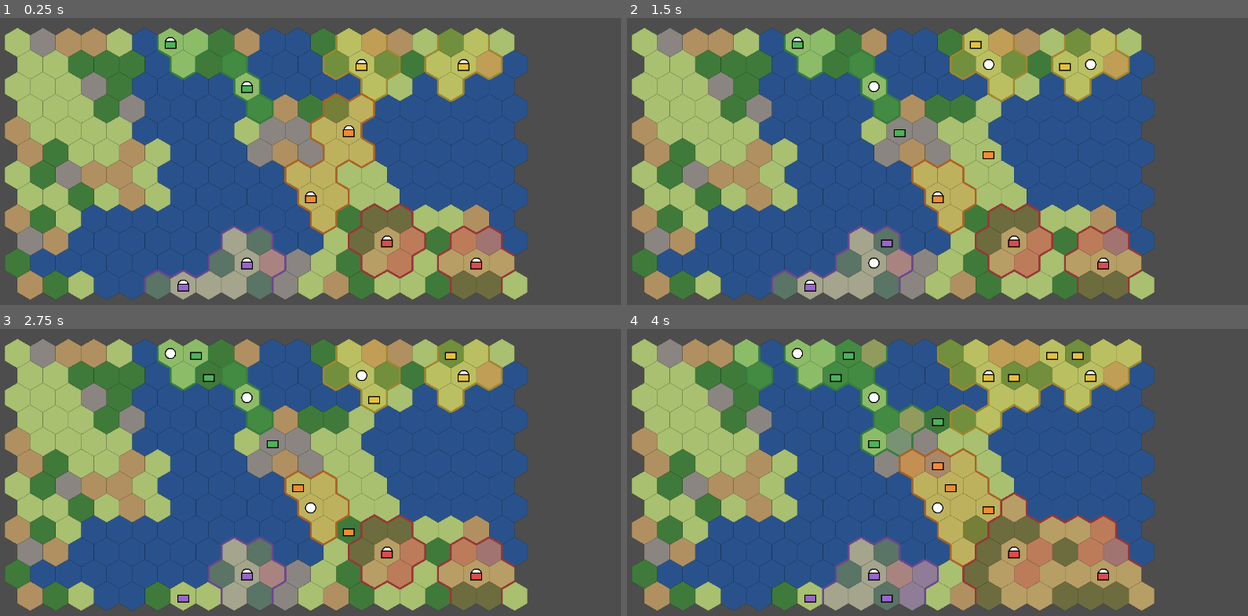
Above: before the commit, frames 1-4 (two rows, left to right).
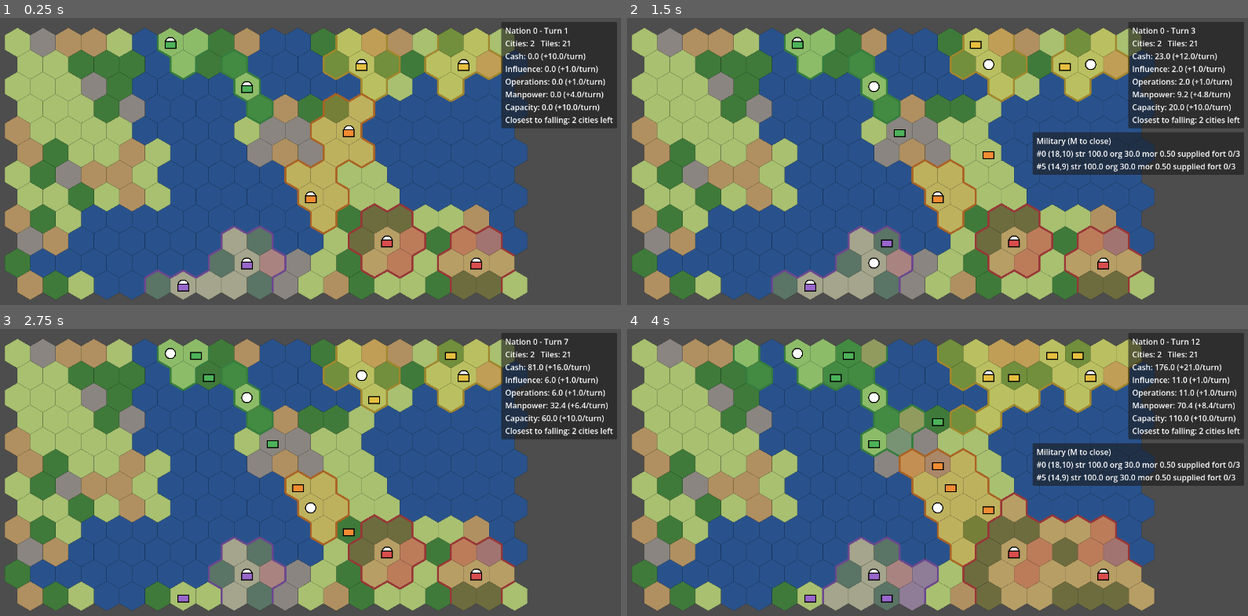
Above: after the commit, the same moments.

Repository: dwaite498/fault-lines-the-gift
Game: Godot game, scene res://scenes/main.tscn
Same seed, same stepped clock (60 frames per second), same inputs: the game is played once before the commit and once after it.
Inputs (mouse positions are in pixels of both pictures, inside the frame that each line leads up to):
- Up to frame 1 (0.25 s): no input
- Up to frame 2 (1.5 s): tap Enter at 0.5 s; move the mouse to (1074, 175) at 0.52 s; hold D 0.53-1.28 s; tap M at 0.6 s; click (1074, 175) at 0.67 s; tap Space at 0.77, 1.07 s; tap R at 0.8, 1.35 s; move the mouse to (807, 213) at 1.27 s
- Up to frame 3 (2.75 s): tap Space at 1.52, 1.55, 1.82, 2.1 s; move the mouse to (372, 426) at 2.02 s; hold D from 2.03 s (still down); tap M at 2.3 s
- Up to frame 4 (4 s): tap Space at 2.75, 3.02, 3.32, 3.77, 3.8 s; move the mouse to (900, 575) at 2.77 s; tap M at 2.85 s; click (900, 575) at 2.92 s; tap R at 3.05, 3.6 s; move the mouse to (1123, 558) at 3.52 s; release D at 3.53 s

The runs differ from the first frame. In frame 1, 6.5% of the frame differs, in the area x 80-100%, y 1-39%; in frame 2, 11%, in the area x 65-100%, y 1-55%; in frame 3, 6.5%; in frame 4, 11%.

Commit message:
Add nation and military panels and on-screen recruit messages (Task 13)

Diff:
--- a/scripts/main.gd
+++ b/scripts/main.gd
@@ -2,7 +2,7 @@
 ## Entry scene. Builds the map and divisions from data/ configs and shows them.
 ## Controls: click your division to select it, then click an adjacent land hex to
 ## move or an adjacent enemy to attack. F fortifies. Space ends the turn (the AI
-## nations act first). With your city panel open, R recruits infantry. Debug: D removes the newest city.
+## nations act first). With your city panel open, R recruits infantry. M toggles the military panel. Debug: D removes the newest city.
 
 const GAME_TITLE := "Fault Lines: The Gift"
 const MAP_CONFIG_PATH := "res://data/map_config.json"
@@ -15,6 +15,11 @@
 var _economy: NationEconomy
 ## The city shown in the city panel, or {} when closed.
 var _city: Dictionary = {}
+var _nation_panel: NationPanel
+var _military_panel: MilitaryPanel
+## Brief on-screen message (e.g. why R was blocked). Cleared on the next action.
+var message := Label.new()
+var turn := 1
 
 
 func _ready() -> void:
@@ -34,6 +39,17 @@
 	_city_panel.max_population = int(_view.hex_map.city_rules.max_population)
 	_city_panel.economy = _economy
 	add_child(_city_panel)
+	_nation_panel = NationPanel.new()
+	add_child(_nation_panel)
+	_military_panel = MilitaryPanel.new()
+	_military_panel.max_fortify = _panel.max_fortify
+	add_child(_military_panel)
+	var layer := CanvasLayer.new()
+	message.position = Vector2(8, 690)
+	message.add_theme_color_override("font_color", Color(1, 0.4, 0.4))
+	layer.add_child(message)
+	add_child(layer)
+	_refresh_panels()
 
 
 func _unhandled_input(event: InputEvent) -> void:
@@ -44,6 +60,7 @@
 	var key := event as InputEventKey
 	if not key or not key.pressed or key.echo:
 		return
+	message.text = ""
 	var roster := _view.roster
 	if key.keycode == KEY_SPACE:
 		roster.run_ai(PLAYER_NATION, _view.hex_map)
@@ -51,6 +68,7 @@
 		roster.end_turn()
 		_view.hex_map.grow_cities()
 		_economy.end_turn(_view.hex_map, roster)
+		turn += 1
 		print("Turn ended")
 	elif key.keycode == KEY_R and not _city.is_empty() and _city.nation == PLAYER_NATION:
 		var reason := _economy.recruit_block_reason(_city, PLAYER_NATION, roster)
@@ -58,7 +76,10 @@
 			_economy.recruit(_city, PLAYER_NATION, roster)
 			print("Recruiting at city %d; arrives next turn" % _city.id)
 		else:
-			print("Cannot recruit: ", reason)
+			message.text = "Cannot recruit: " + reason
+			print(message.text)
+	elif key.keycode == KEY_M:
+		_military_panel.toggle()
 	elif key.keycode == KEY_F and _view.selected:
 		roster.fortify(_view.selected)
 	elif key.keycode == KEY_D and OS.is_debug_build():
@@ -79,6 +100,9 @@
 func _refresh_panels() -> void:
 	_panel.refresh(_view.selected, _view.hex_map)
 	_city_panel.refresh(_city)
+	_nation_panel.refresh(PLAYER_NATION, turn, _view.hex_map, _economy)
+	var np := _nation_panel.panel
+	_military_panel.refresh(PLAYER_NATION, _view.roster, _economy, np.position.y + np.size.y + 8)
 	_view.queue_redraw()
 
 
@@ -86,6 +110,7 @@
 	if hex == Vector2i(-1, -1):
 		return
 	var roster := _view.roster
+	message.text = ""
 	var target := roster.division_at(hex)
 	var selected := _view.selected
 	_city = {}
--- /dev/null
+++ b/scripts/ui/military_panel.gd
@@ -0,0 +1,38 @@
+class_name MilitaryPanel
+extends CanvasLayer
+## Player's divisions and pending recruits. Toggled with M. Placed below the nation panel.
+
+var panel := Panel.new()
+var label := Label.new()
+var max_fortify := 3
+
+
+func _init() -> void:
+	label.position = Vector2(8, 6)
+	panel.add_child(label)
+	add_child(panel)
+	panel.visible = false
+
+
+func toggle() -> void:
+	panel.visible = not panel.visible
+
+
+func refresh(nation: int, roster: DivisionRoster, economy: NationEconomy, top: float) -> void:
+	var lines: Array[String] = ["Military (M to close)"]
+	for d in roster.divisions:
+		if d.nation != nation:
+			continue
+		lines.append("#%d (%d,%d) str %.1f org %.1f mor %.2f %s fort %d/%d" % [
+				d.id, d.hex.x, d.hex.y, d.strength, d.org, d.morale,
+				"supplied" if d.supplied else "unsupplied", d.fortify_level, max_fortify])
+	if lines.size() == 1:
+		lines.append("No divisions")
+	var ids := economy.pending.keys()
+	ids.sort()
+	for id in ids:
+		if economy.pending[id] == nation:
+			lines.append("Recruiting at city %d: infantry next turn" % id)
+	label.text = "\n".join(lines)
+	panel.size = label.get_minimum_size() + Vector2(16, 12)
+	panel.position = Vector2(1280 - panel.size.x - 8, top)
--- /dev/null
+++ b/scripts/ui/nation_panel.gd
@@ -0,0 +1,48 @@
+class_name NationPanel
+extends CanvasLayer
+## Always-visible panel for the player's own nation, in the top-right corner.
+## Shows only the player's data (hidden-info rule).
+
+var panel := Panel.new()
+var label := Label.new()
+
+
+func _init() -> void:
+	label.position = Vector2(8, 6)
+	panel.add_child(label)
+	add_child(panel)
+
+
+## Projected next-turn income for nation, using NationEconomy's formula.
+static func projected_income(nation: int, hex_map: HexMap, economy: NationEconomy) -> Dictionary:
+	var income := {"cash": 0.0, "influence": 0.0, "operations": 0.0, "manpower": 0.0, "capacity": 0.0}
+	if not hex_map.nations.has(nation):
+		return income
+	income.influence = float(economy.config.influence_per_turn)
+	income.operations = float(economy.config.operations_per_turn)
+	for city in hex_map.cities:
+		if city.nation == nation:
+			var c := economy.city_income(city)
+			for r in c:
+				income[r] += c[r]
+	return income
+
+
+func refresh(nation: int, turn: int, hex_map: HexMap, economy: NationEconomy) -> void:
+	var city_count := hex_map.cities.filter(func(c): return c.nation == nation).size()
+	var tile_count := hex_map.territory.values().count(nation)
+	var lines: Array[String] = [
+		"Nation %d - Turn %d" % [nation, turn],
+		"Cities: %d   Tiles: %d" % [city_count, tile_count],
+	]
+	var income := projected_income(nation, hex_map, economy)
+	var stock: Dictionary = economy.stocks.get(nation, {})
+	for r in NationEconomy.RESOURCES:
+		lines.append("%s: %.1f (+%.1f/turn)" % [r.capitalize(), float(stock.get(r, 0.0)), income[r]])
+	if city_count == 0:
+		lines.append("Closest to falling: eliminated")
+	else:
+		lines.append("Closest to falling: %d %s left" % [city_count, "city" if city_count == 1 else "cities"])
+	label.text = "\n".join(lines)
+	panel.size = label.get_minimum_size() + Vector2(16, 12)
+	panel.position = Vector2(1280 - panel.size.x - 8, 8)
Not shown, added: scripts/ui/military_panel.gd.uid
Not shown, added: scripts/ui/nation_panel.gd.uid
